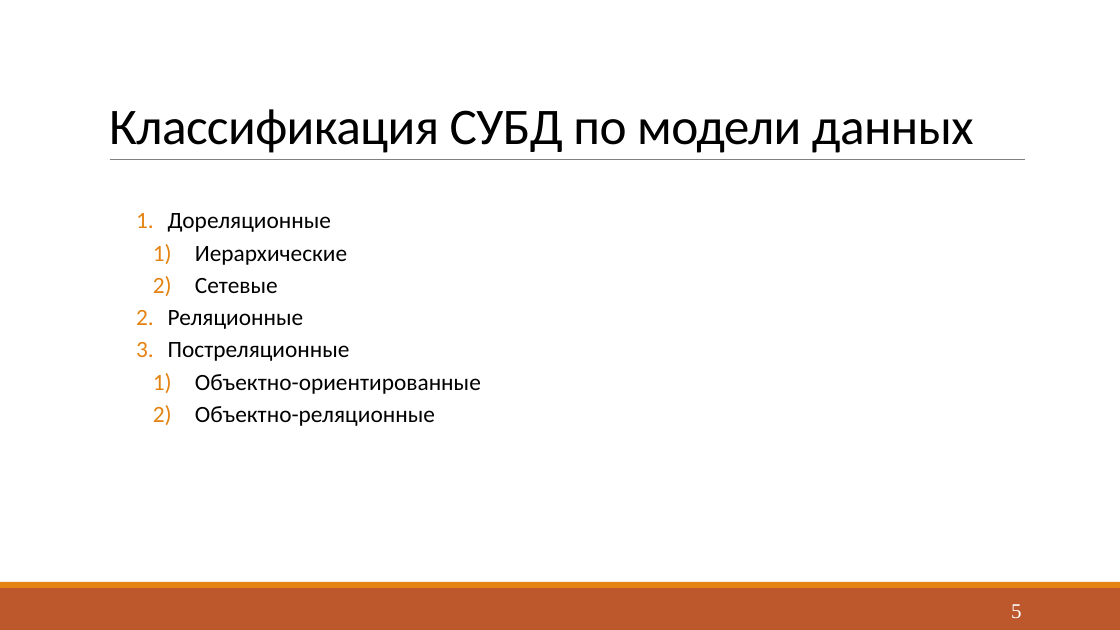
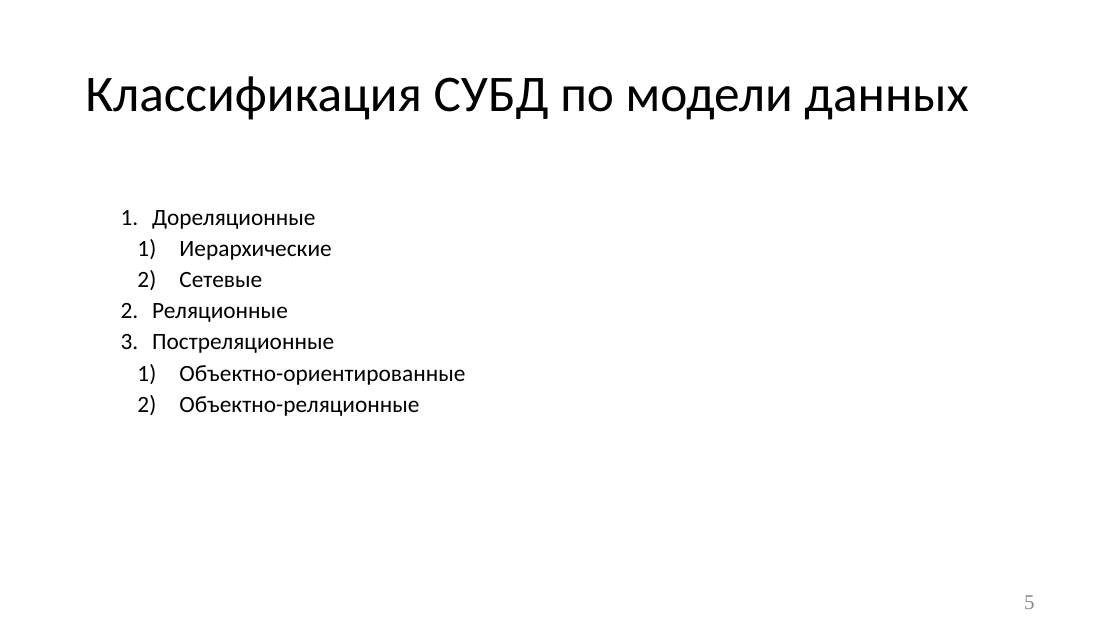
Before and after one commit to Yokud/DBCourseWork, a slide deck: slide 5 of docs/Presentation.pptx. Drawn at 1120x630 pixels with LibreOffice and Linux fonts; fonts in the diff are those of the drawing. Boxes give left, top, right and bottom in pixels: in the first picture for what was removed or moved away, otherwise in the second. Text is boxed around its words. In the diff, an @@ line names an element or a change of style, - is before the commit and + after.

```diff
--- a/docs/Presentation.pptx
+++ b/docs/Presentation.pptx
@@ title "Классификация СУБД по модели данных": place and size @@
-title "Классификация СУБД по модели данных" at [109,109,974,153]
+title "Классификация СУБД по модели данных" at [85,76,968,120]
@@ title "Классификация СУБД по модели данных" at [85,76,968,120]: letter spacing -0.5 to 0 pt; line spacing 0.85 to 0.9; vertical alignment bottom to middle @@
@@ text "Дореляционные": place and size @@
-text "Дореляционные" at [168,213,481,426]
+text "Дореляционные" at [152,210,465,416]
@@ text "Дореляционные" at [152,210,465,416]: less space between paragraphs @@
@@ line removed from (110, 160) to (1026, 160) @@
@@ rectangle removed at [0,588,1120,630] @@
@@ rectangle removed at [0,582,1120,588] @@
@@ page number: place and size @@
-page number at [1011,604,1021,618]
+page number at [1024,595,1034,609]
@@ page number at [1024,595,1034,609]: text colour #FFFFFF to #8C8C8C @@
```
Also in this commit, not shown: 16 other slides changed, 7 other files.
